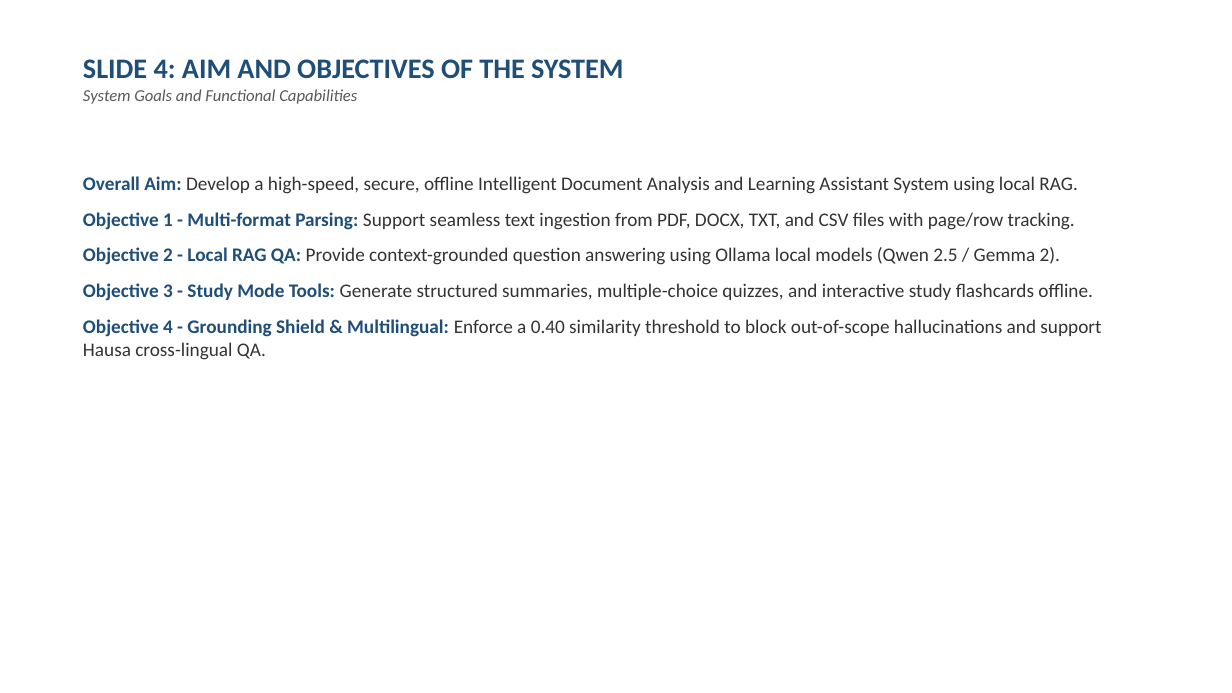
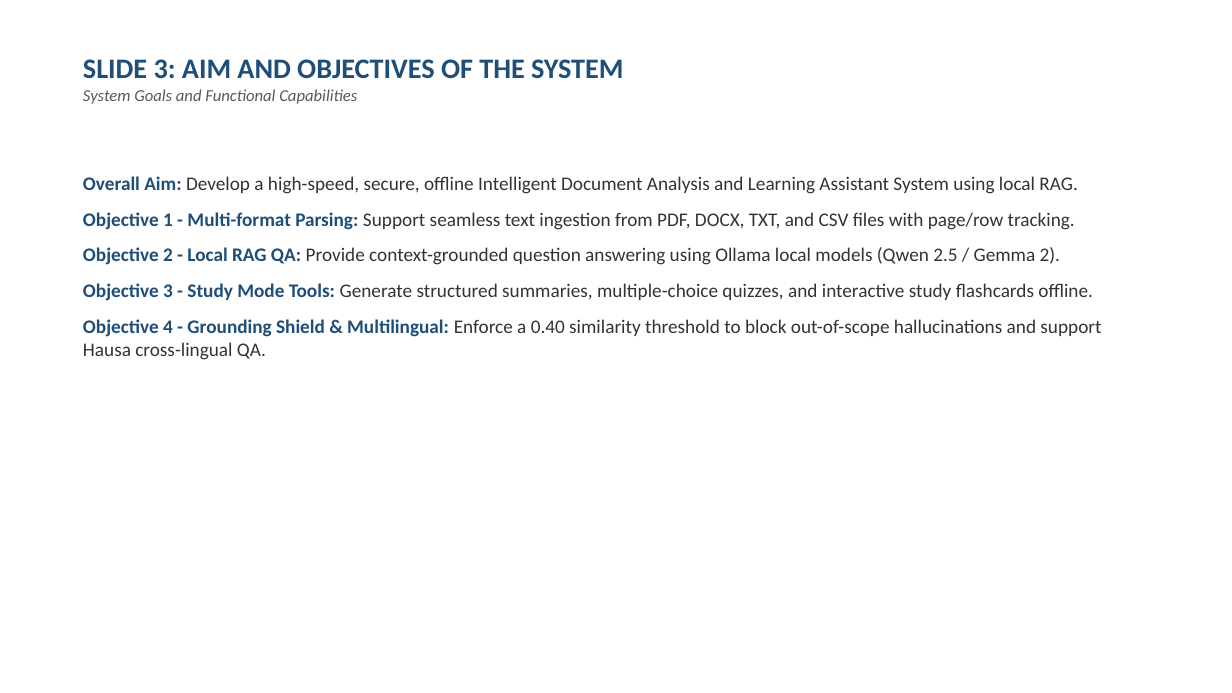
Before and after one commit to SageerAuwal/AuraQA, a slide deck: slide 3 of Professional_Project_Defense_Presentation_AuraQA.pptx (slide 4 before the commit). Drawn at 1232x693 pixels with LibreOffice and Linux fonts; fonts in the diff are those of the drawing. Boxes give left, top, right and bottom in pixels: in the first picture for what was removed or moved away, otherwise in the second. Text is boxed around its words. In the diff, an @@ line names an element or a change of style, - is before the commit and + after.

```diff
--- a/Professional_Project_Defense_Presentation_AuraQA.pptx
+++ b/Professional_Project_Defense_Presentation_AuraQA.pptx
@@ text at (x1=83, y1=59, x2=623, y2=78): text changed @@
-SLIDE 4: AIM AND OBJECTIVES OF THE SYSTEM
+SLIDE 3: AIM AND OBJECTIVES OF THE SYSTEM
```
Also in this commit, not shown: 6 other slides changed, 4 slides removed, 2 other files.
